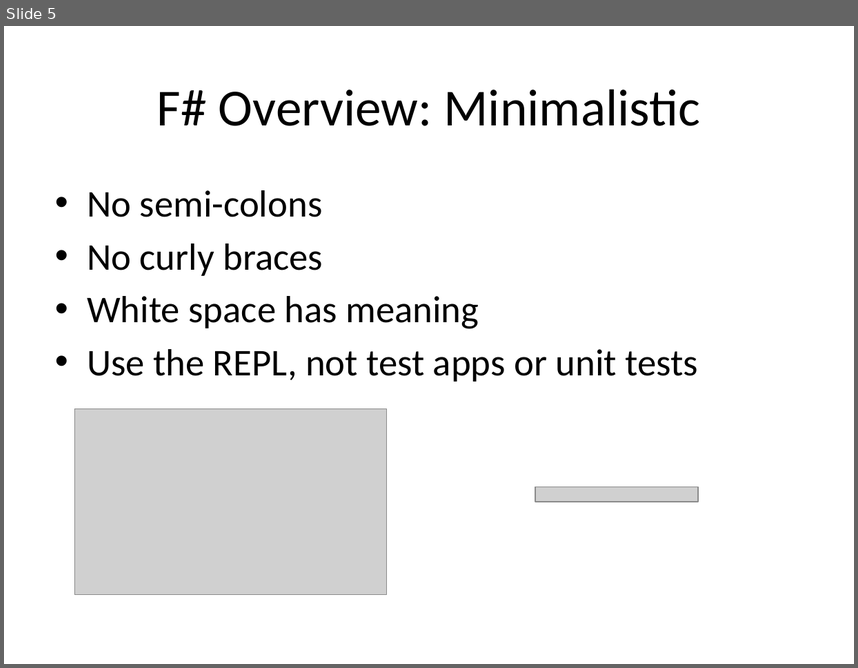
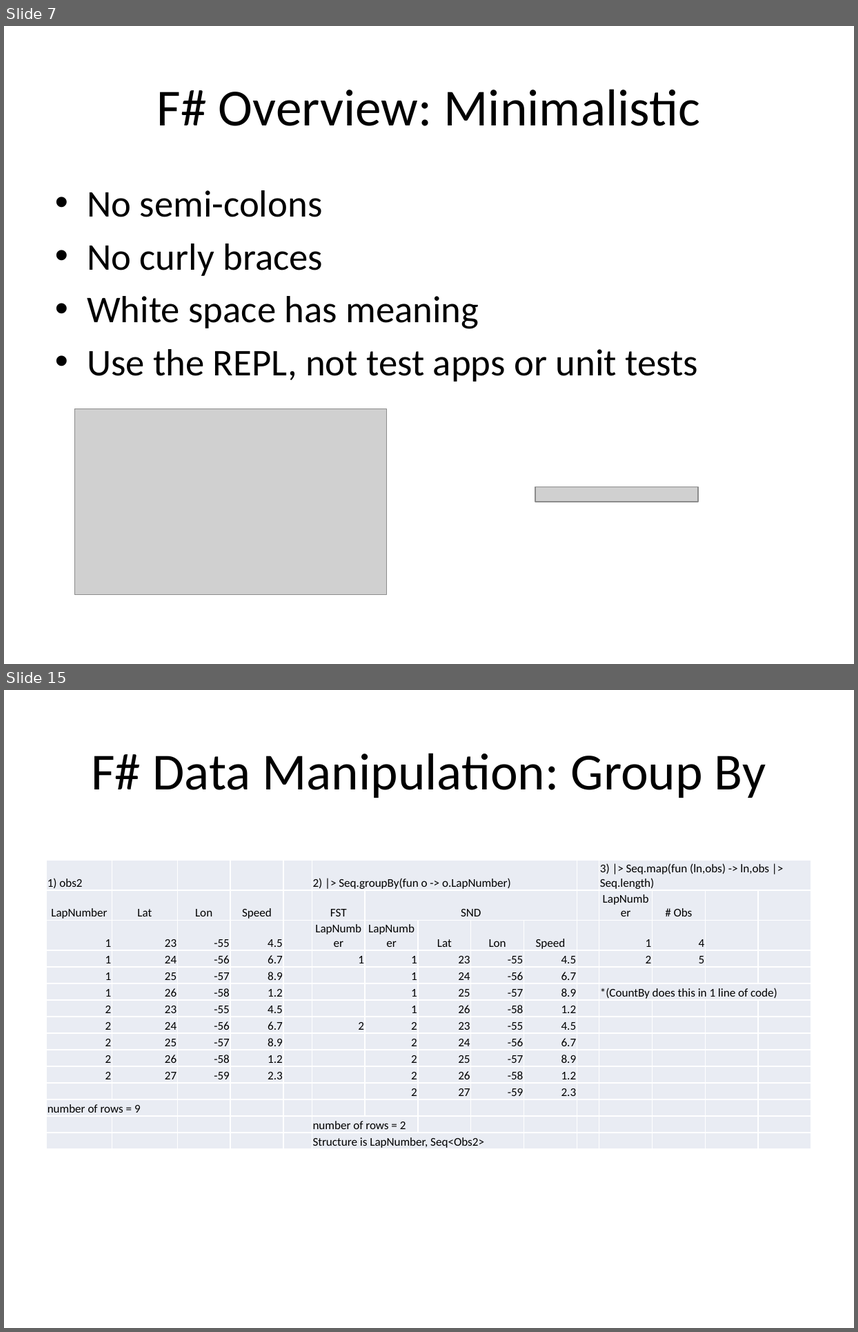
Before and after one commit to AlanGitHub00/PydataNYC, a slide deck: presentation/FSharpForData.pptx. Shown one above the other, each under a label of ours: slide 5 before the commit, slides 7 and 15 after it; the slides between them are not shown. The pictures are 858x668 and 858x1332 pixels, drawn with LibreOffice and Linux fonts; fonts in the diff are those of the drawing; grey boxes stand for pictures. Boxes give left, top, right and bottom in pixels: in the first picture for what was removed or moved away, otherwise in the second. Text is boxed around its words. In the diff, an @@ line names an element or a change of style, - is before the commit and + after.

Commit message:
Added Data Manipulation

```diff
--- a/presentation/FSharpForData.pptx
+++ b/presentation/FSharpForData.pptx
@@ slide 15 added at <box>4,690,854,1328</box>, background #FFFFFF @@
@@ title added at <box>91,753,766,798</box>, 44 pt, text #000000 @@
+F# Data Manipulation: Group By
@@ table added at <box>47,860,808,1150</box>, 15 rows, 15 columns @@
+1) obs2 |  |  |  |  | 2) |> Seq.groupBy(fun o -> o.LapNumber) |  |  |  |  |  | 3) |> Seq.map(fun (ln,obs) -> ln,obs |> Seq.length) |  |  | 
+LapNumber | Lat | Lon | Speed |  | FST | SND |  |  |  |  | LapNumber | # Obs |  | 
+1 | 23 | -55 | 4.5 |  | LapNumber | LapNumber | Lat | Lon | Speed |  | 1 | 4 |  | 
+1 | 24 | -56 | 6.7 |  | 1 | 1 | 23 | -55 | 4.5 |  | 2 | 5 |  | 
+1 | 25 | -57 | 8.9 |  |  | 1 | 24 | -56 | 6.7 |  |  |  |  | 
+1 | 26 | -58 | 1.2 |  |  | 1 | 25 | -57 | 8.9 |  | *(CountBy does this in 1 line of code) |  |  | 
+2 | 23 | -55 | 4.5 |  |  | 1 | 26 | -58 | 1.2 |  |  |  |  | 
+2 | 24 | -56 | 6.7 |  | 2 | 2 | 23 | -55 | 4.5 |  |  |  |  | 
+2 | 25 | -57 | 8.9 |  |  | 2 | 24 | -56 | 6.7 |  |  |  |  | 
+2 | 26 | -58 | 1.2 |  |  | 2 | 25 | -57 | 8.9 |  |  |  |  | 
+2 | 27 | -59 | 2.3 |  |  | 2 | 26 | -58 | 1.2 |  |  |  |  | 
+ |  |  |  |  |  | 2 | 27 | -59 | 2.3 |  |  |  |  | 
+number of rows = 9 |  |  |  |  |  |  |  |  |  |  |  |  |  | 
+ |  |  |  |  | number of rows = 2 |  |  |  |  |  |  |  |  | 
+ |  |  |  |  | Structure is LapNumber, Seq<Obs2> |  |  |  |  |  |  |  |  | 
@@ what was slide 5 is now slide 7 @@
```
Also in this commit, not shown: 1 slide changed, 11 other slides added, 8 other files.
